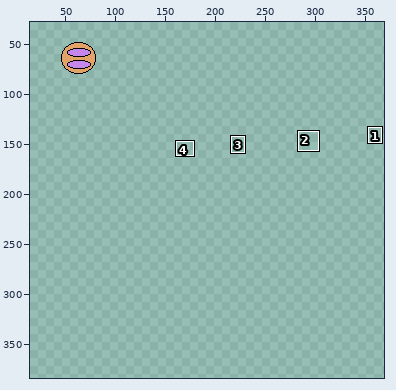
One commit to this sprite sheet: Assets/Assets/Game/Enemies/Wormy/section.png. The first picture is a wide view before the edit; the outline marks the close-up.
Close-up. First the earlier version:
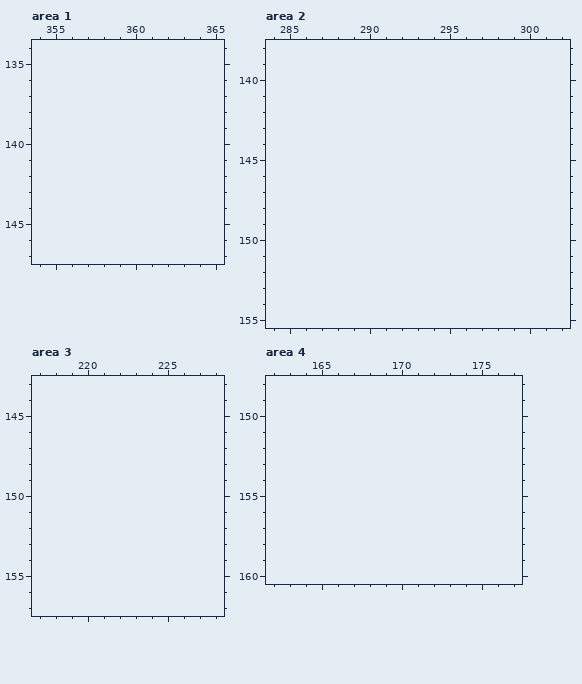
The file is 64x64 pixels. Shown: area 1: x 354..365, y 134..147; area 2: x 284..302, y 138..155; area 3: x 217..228, y 143..157; area 4: x 162..177, y 148..160. The old version is drawn lined up with the new one, on the new canvas. The wide view leaves out empty margins. The commit also changed other parts of the picture, which this record leaves out.
The result:
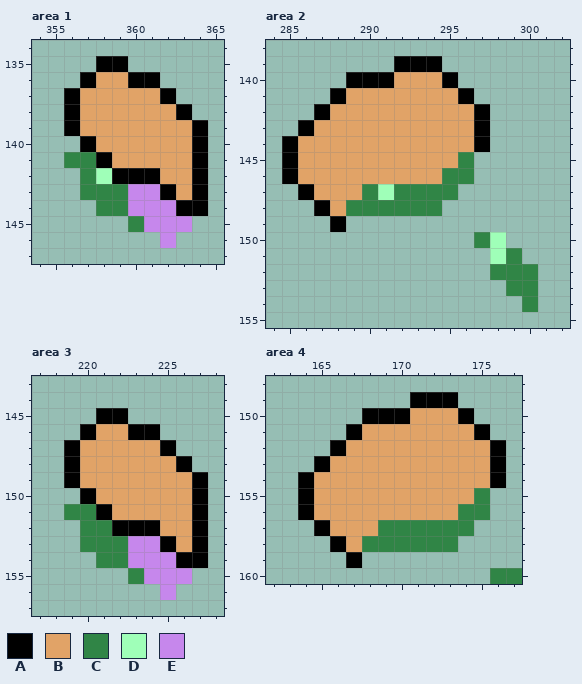
Palette (. is transparent): A #000000  B #e1a367  C #308546  D #9fffb8  E #c687ec
The edit:
canvas 64x64 -> 384x384, the old top-left corner now at 32,32
--- area 1
@@ x 354..365 @@
 134 ............
-135 ............
-136 ............
-137 ............
-138 ............
-139 ............
-140 ............
-141 ............
-142 ............
-143 ............
-144 ............
-145 ............
-146 ............
+135 ....AA......
+136 ...ABBAA....
+137 ..ABBBBBA...
+138 ..ABBBBBBA..
+139 ..ABBBBBBBA.
+140 ...ABBBBBBA.
+141 ..CCABBBBBA.
+142 ...CDAAABBA.
+143 ...CCCEEABA.
+144 ....CCEEEAA.
+145 ......CEEE..
+146 ........E...
 147 ............
--- area 2
@@ x 284..302 @@
 138 ...................
-139 ...................
-140 ...................
-141 ...................
-142 ...................
-143 ...................
-144 ...................
-145 ...................
-146 ...................
-147 ...................
-148 ...................
-149 ...................
-150 ...................
-151 ...................
-152 ...................
-153 ...................
-154 ...................
+139 ........AAA........
+140 .....AAABBBA.......
+141 ....ABBBBBBBA......
+142 ...ABBBBBBBBBA.....
+143 ..ABBBBBBBBBBA.....
+144 .ABBBBBBBBBBBA.....
+145 .ABBBBBBBBBBC......
+146 .ABBBBBBBBBCC......
+147 ..ABBBCDCCCC.......
+148 ...ABCCCCCC........
+149 ....A..............
+150 .............CD....
+151 ..............DC...
+152 ..............CCC..
+153 ...............CC..
+154 ................C..
 155 ...................
--- area 3
@@ x 217..228 @@
 144 ............
-145 ............
-146 ............
-147 ............
-148 ............
-149 ............
-150 ............
-151 ............
-152 ............
-153 ............
-154 ............
-155 ............
-156 ............
+145 ....AA......
+146 ...ABBAA....
+147 ..ABBBBBA...
+148 ..ABBBBBBA..
+149 ..ABBBBBBBA.
+150 ...ABBBBBBA.
+151 ..CCABBBBBA.
+152 ...CCAAABBA.
+153 ...CCCEEABA.
+154 ....CCEEEAA.
+155 ......CEEE..
+156 ........E...
 157 ............
--- area 4
@@ x 162..177 @@
 148 ................
-149 ................
-150 ................
-151 ................
-152 ................
-153 ................
-154 ................
-155 ................
-156 ................
-157 ................
-158 ................
-159 ................
-160 ................
+149 .........AAA....
+150 ......AAABBBA...
+151 .....ABBBBBBBA..
+152 ....ABBBBBBBBBA.
+153 ...ABBBBBBBBBBA.
+154 ..ABBBBBBBBBBBA.
+155 ..ABBBBBBBBBBC..
+156 ..ABBBBBBBBBCC..
+157 ...ABBBCCCCCC...
+158 ....ABCCCCCC....
+159 .....A..........
+160 ..............CC
Pixel boxes of the changes (left, top, right, bottom) in both close-ups:
added: (64, 56, 208, 248)
added: (282, 56, 538, 312)
added: (64, 408, 208, 600)
added: (298, 392, 522, 584)
